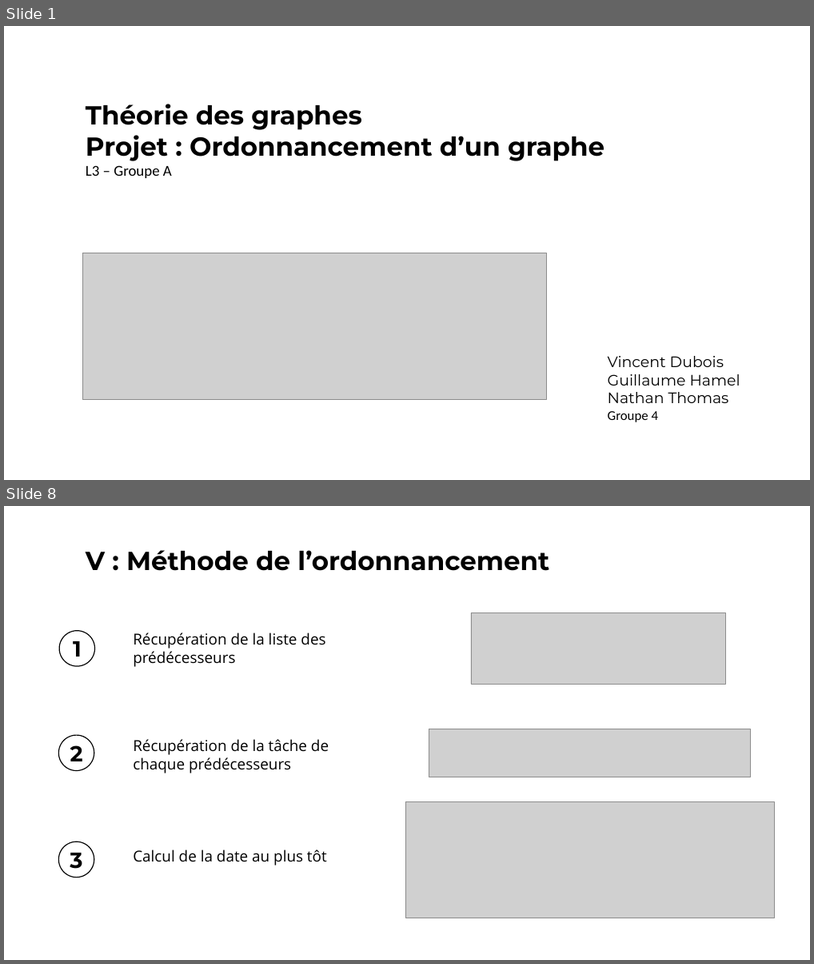
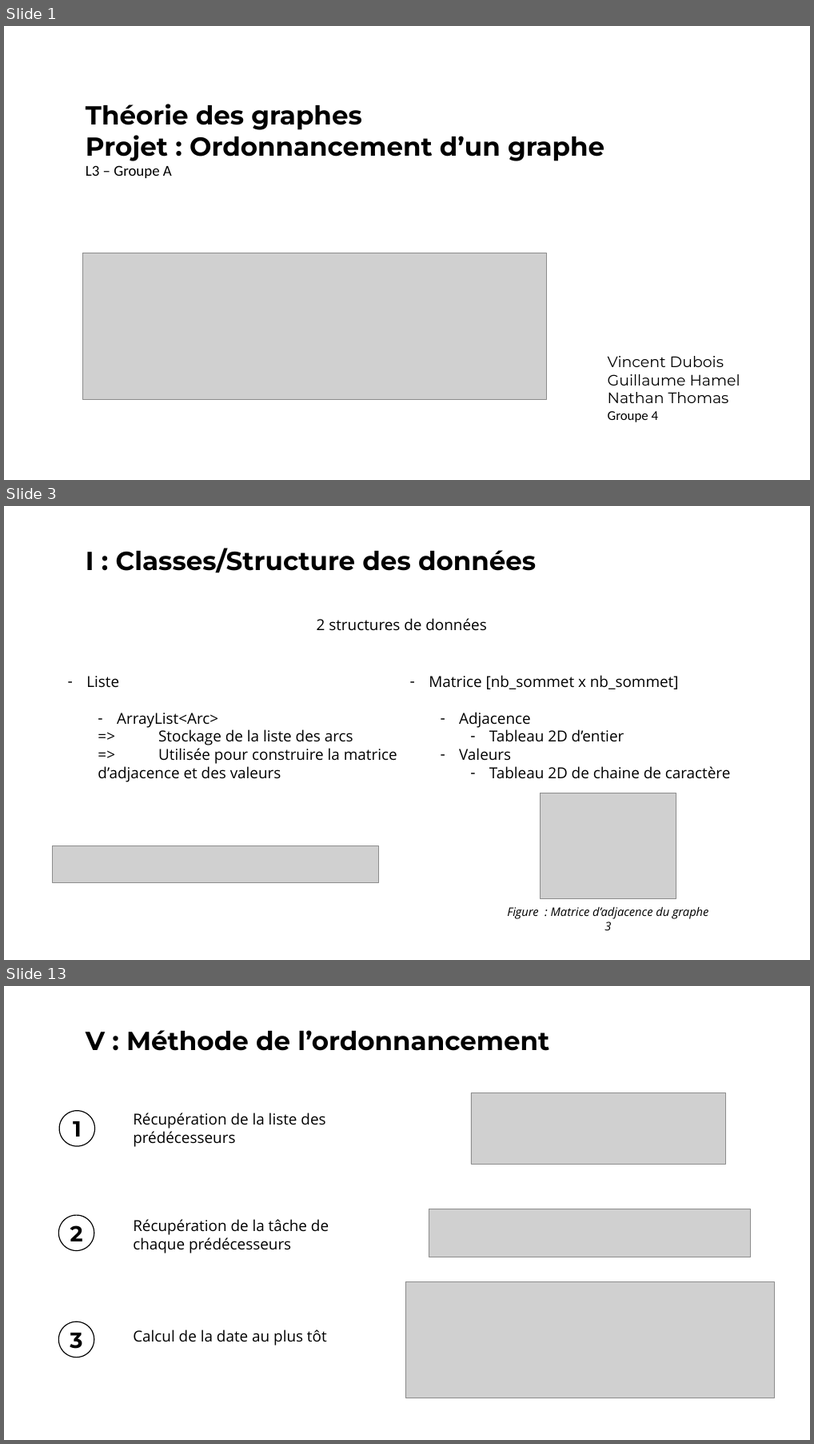
Before and after one commit to vincentdbs/ProjetTheorieDesGraphes, a slide deck: A4_Presentation.pptx. Shown one above the other, each under a label of ours: slides 1 and 8 before the commit, slides 1, 3 and 13 after it; the slides between them are not shown. The pictures are 814x964 and 814x1444 pixels, drawn with LibreOffice and Linux fonts; fonts in the diff are those of the drawing; grey boxes stand for pictures. Boxes give left, top, right and bottom in pixels: in the first picture for what was removed or moved away, otherwise in the second. Text is boxed around its words. In the diff, an @@ line names an element or a change of style, - is before the commit and + after.

```diff
--- a/A4_Presentation.pptx
+++ b/A4_Presentation.pptx
@@ slide 3 added at <box>4,506,810,960</box>, background #FFFFFF @@
@@ text added at <box>86,548,536,573</box>, 62 pt, text #000000, bold @@
+I : Classes/Structure des données
@@ text added at <box>317,618,486,631</box>, 36 pt, text #000000 @@
+2 structures de données
@@ text added at <box>86,676,398,782</box>, 36 pt, text #000000 @@
+– Liste
+  – ArrayList<Arc>
+  => Stockage de la liste des arcs
+  => Utilisée pour construire la matrice d’adjacence et des valeurs
@@ text added at <box>429,675,731,779</box>, 36 pt, text #000000 @@
+– Matrice [nb_sommet x nb_sommet]
+  – Adjacence
+    – Tableau 2D d’entier
+  – Valeurs
+    – Tableau 2D de chaine de caractère
@@ picture added at <box>540,792,677,898</box> @@
@@ picture added at <box>52,845,378,882</box> @@
@@ text added at <box>507,906,709,930</box>, 28 pt, text #000000, italic @@
+Figure : Matrice d’adjacence du graphe 3
@@ what was slide 8 is now slide 13 @@
```
Also in this commit, not shown: 6 slides changed, 4 other slides added.
